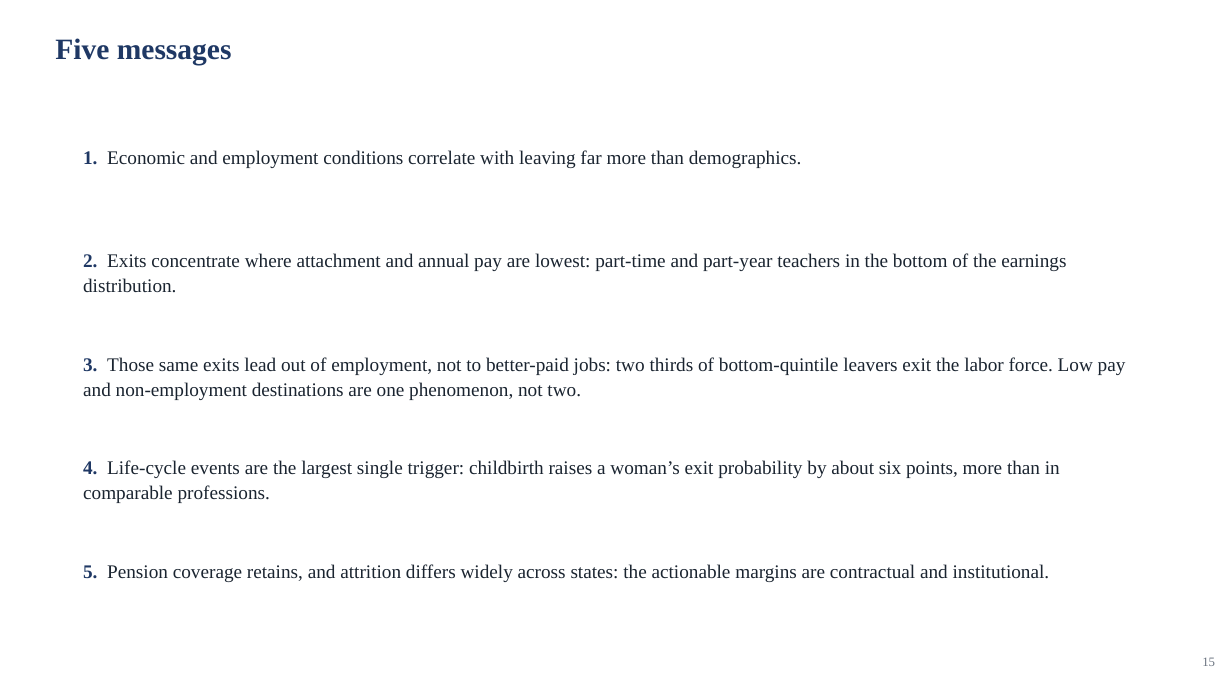
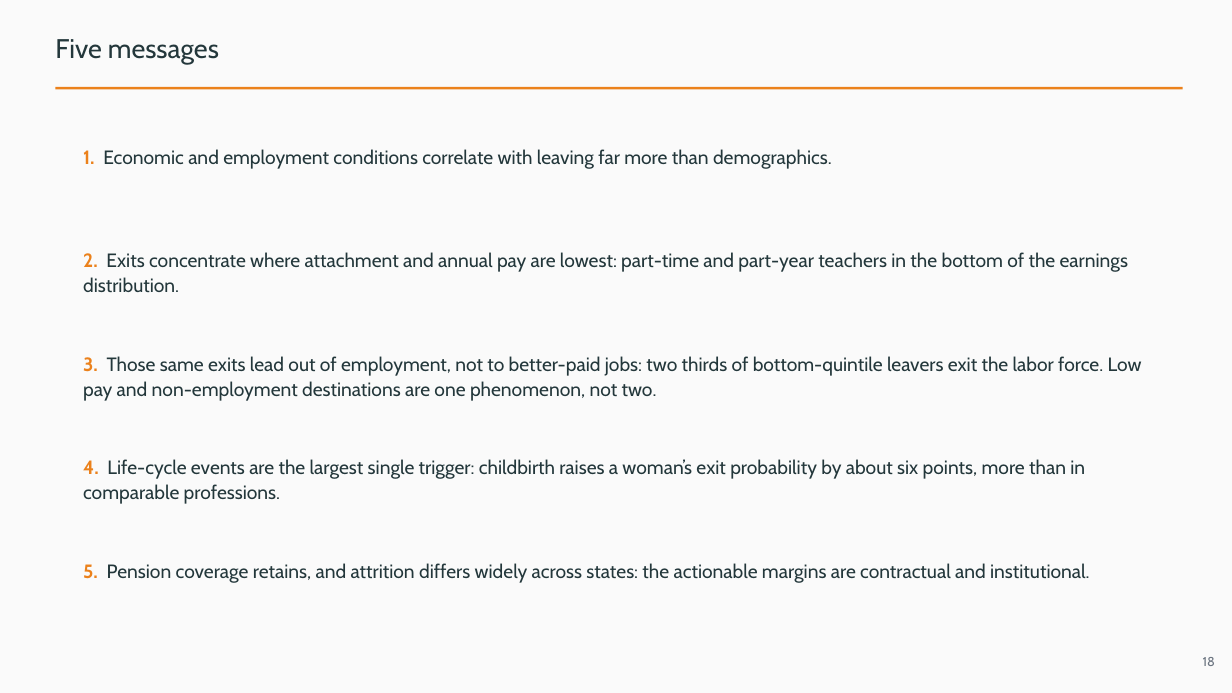
Before and after one commit to jedr1-ship-it/Alternative-Pathways----Quant, a slide deck: slide 18 of report/data_cluster/Proyect_US_cluster.pptx (slide 15 before the commit). Drawn at 1232x693 pixels with LibreOffice and Linux fonts; fonts in the diff are those of the drawing. Boxes give left, top, right and bottom in pixels: in the first picture for what was removed or moved away, otherwise in the second. Text is boxed around its words. In the diff, an @@ line names an element or a change of style, - is before the commit and + after.

```diff
--- a/report/data_cluster/Proyect_US_cluster.pptx
+++ b/report/data_cluster/Proyect_US_cluster.pptx
@@ background #FFFFFF to #FAFAFA @@
@@ text "Five messages" at bbox=[55, 39, 219, 64]: size 23 to 21 pt, font Times New Roman to Cabin, text colour #1F3864 to #23373B, bold off @@
@@ rectangle added at bbox=[55, 87, 1183, 90], fill #EB811B @@
@@ text "1. Economic and employment conditions ..." at bbox=[83, 149, 832, 169]: font Times New Roman to Cabin, text colour #1A2430 to #23373B; text colour #1F3864 to #EB811B in "1." @@
@@ text "2. Exits concentrate where attachment ..." at bbox=[83, 252, 1128, 292]: font Times New Roman to Cabin, text colour #1A2430 to #23373B; text colour #1F3864 to #EB811B in "2." @@
@@ text "3. Those same exits lead ..." at bbox=[83, 356, 1142, 401]: font Times New Roman to Cabin, text colour #1A2430 to #23373B; text colour #1F3864 to #EB811B in "3." @@
@@ text "4. Life-cycle events are the ..." at bbox=[83, 459, 1085, 504]: font Times New Roman to Cabin, text colour #1A2430 to #23373B; text colour #1F3864 to #EB811B in "4." @@
@@ text "5. Pension coverage retains, and ..." at bbox=[83, 563, 1089, 583]: font Times New Roman to Cabin, text colour #1A2430 to #23373B; text colour #1F3864 to #EB811B in "5." @@
@@ text at bbox=[1203, 657, 1215, 666]: text changed; font Times New Roman to Cabin @@
-15
+18
```
Also in this commit, not shown: 36 other slides changed, 5 slides added, 2 slides removed, 3 other files.
